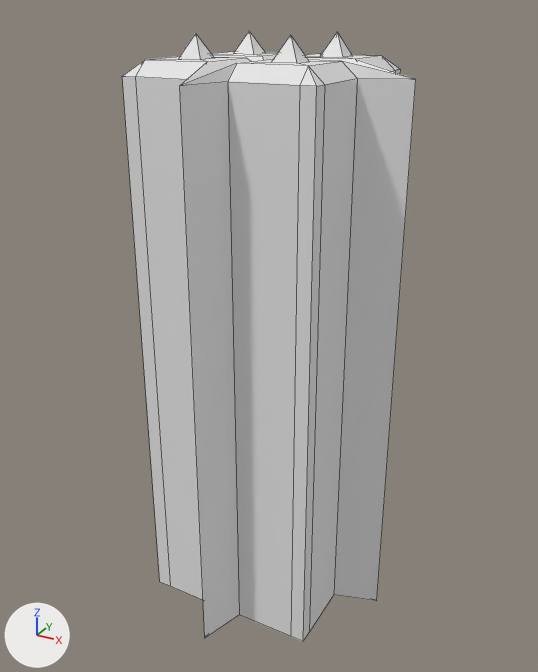
Before and after pictures for a commit that changed the FBX model RLPractice/Assets/landscape assets (jared)/Wall_ foundry.fbx.
Camera for both pictures: a 50 mm camera at (3.73, -6.77, 6.57) aimed at (0.01, 0.01, 3.19). The lights are fixed; the arrows at lower left show +X, +Y and +Z. Mesh edges are drawn as thin lines.

The older version as bpy lines, for what is in view:
```python
me_cube = bpy.data.meshes.new('Cube')
me_cube.from_pydata(...)  # 94 vertices, 104 faces; spans x -1.5..1.5, y -1.5..1.5, z -1.0..5.37
me_cube.materials.append(mat_material)  # white #e7e7e7
ob_cube = bpy.data.objects.new('Cube', me_cube)
ob_cube.location = (0.0, 0.0, 1.0)
```
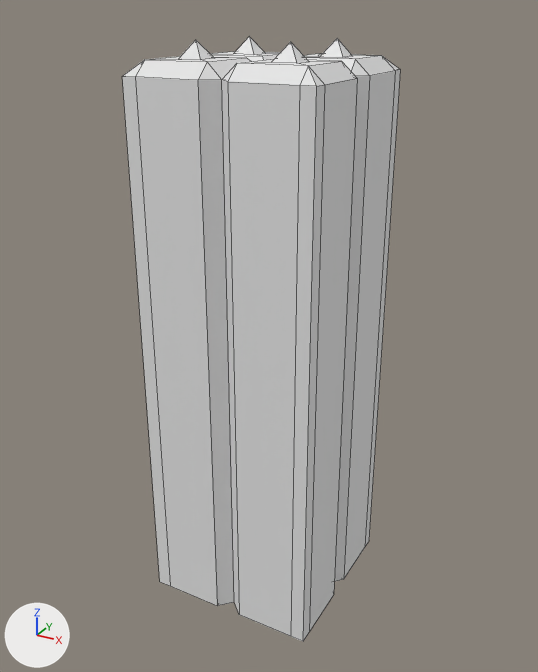
Commit message: here you go ya goof

Diff of the bpy script that builds the scene:
```diff
--- a/RLPractice/Assets/landscape assets (jared)/Wall_ foundry.fbx.py
+++ b/RLPractice/Assets/landscape assets (jared)/Wall_ foundry.fbx.py
@@ me_cube @@
 me_cube.from_pydata(...)  # 94 vertices, 104 faces; spans x -1.5..1.5, y -1.5..1.5, z -1.0..5.37
 # used by ob_cube; location = (0.0, 0.0, 1.0)
+# me_cube part 1: all 2 vertices in x 1.5, y 0.0, z -1.0..5.0 are moved by (-0.64, 0.0, 0.0)
+# me_cube part 2: all 4 vertices in x -0.5..0.5, y -0.5..0.5, z 5.37 are moved by (0.0, 0.0, -0.06)
+# me_cube part 3: all 2 vertices in x 0.0, y -1.5, z -1.0..5.0 are moved by (0.0, 0.65, 0.0)
 me_cube.materials.append(mat_material)
```

Changed parts and their boxes (x1, y1, x2, y2) in the pictures (538 x 672 px; the box of a moved part takes in the faces that stretch with it):
'Cube', reshaped
    before: (122, 31, 416, 641)
    after: (122, 36, 401, 641)
part 1 of me_cube, moved or reshaped
    before: (306, 57, 416, 601)
    after: (305, 57, 370, 582)
part 2 of me_cube, moved or reshaped
    before: (178, 31, 353, 63)
    after: (178, 36, 353, 63)
part 3 of me_cube, moved or reshaped
    before: (180, 58, 250, 638)
    after: (198, 58, 250, 613)
